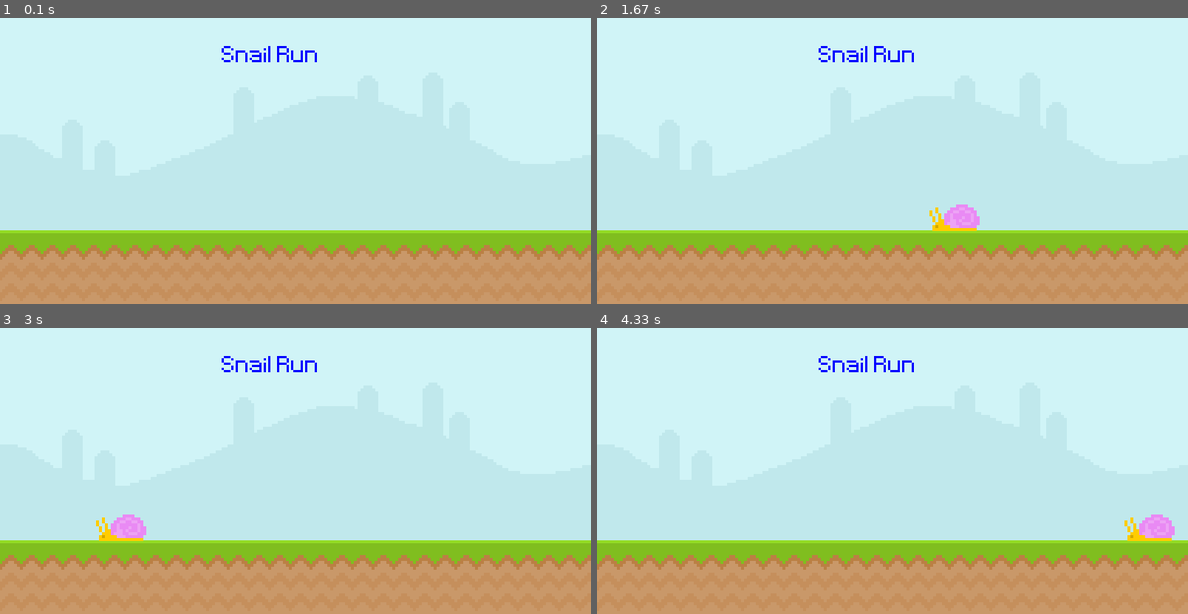
Above: before the commit, frames 1-4 (two rows, left to right).
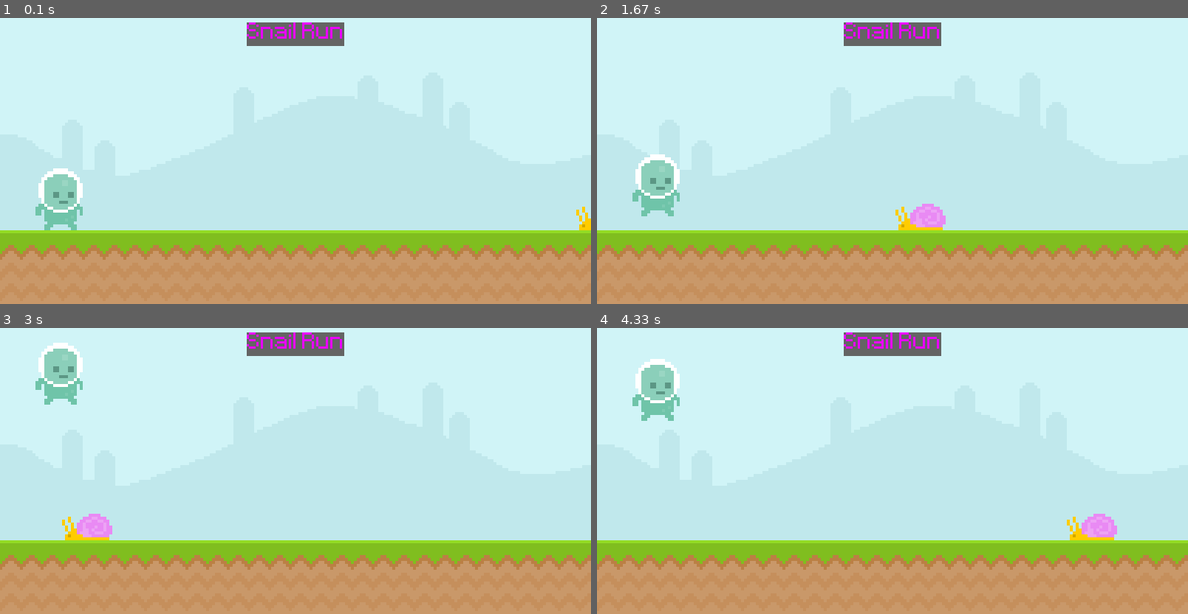
Above: after the commit, the same moments.

Repository: T0WKI0/py_Game
Game: pygame game, started from test_game.py
The game is run twice, just before and just after one commit, with the same random seed, the same clock (stepped at 60 frames per second) and the same inputs.
Inputs (mouse positions are in pixels of both pictures, inside the frame that each line leads up to):
- Up to frame 1 (0.1 s): no input
- Up to frame 2 (1.67 s): tap Space at 0.33, 0.73, 1.03, 1.57 s
- Up to frame 3 (3 s): tap Space at 1.87 s; click (59, 508) at 2.62 s
- Up to frame 4 (4.33 s): tap Space at 3.3, 3.6, 4.13 s

The runs differ from the first frame. In frame 1, 3.1% of the frame differs, in the area x 6-100%, y 1-75%; in frame 2, 4.0%; in frame 3, 4.0%; in frame 4, 4.1%, in the area x 6-98%, y 1-75%.

Commit message:
JUMPING!!!!

Diff:
--- a/test_game.py
+++ b/test_game.py
@@ -7,29 +7,60 @@
 clock = pygame.time.Clock()
 test_font = pygame.font.Font('font/Pixeltype.ttf', 50)
 
-sky_surface = pygame.image.load('graphics/Sky.png')
-ground_surface = pygame.image.load('graphics/ground.png')
-text_surface = test_font.render('Snail Run', False, 'Blue')
+# BG
+sky_surface = pygame.image.load('graphics/Sky.png').convert()
+ground_surface = pygame.image.load('graphics/ground.png').convert()
 
-snail_surface = pygame.image.load('graphics/snail/snail1.png')
-snail_x_pos = 850
+# Title
+text_surf = test_font.render('Snail Run', False, ('#ea00ff'))
+text_rect = text_surf.get_rect(midbottom = (400,50))
+
+# Snail
+snail_surf = pygame.image.load('graphics/snail/snail1.png').convert_alpha()
+snail_rect = snail_surf.get_rect(bottomleft = (800, 300))
+
+# Player
+player_surf = pygame.image.load('graphics/player/player_walk_1.png').convert_alpha()
+player_rect = player_surf.get_rect(midbottom = (80,300))
+player_gravity = 0
 
 while True:
     for event in pygame.event.get():
         if event.type == pygame.QUIT:
             pygame.quit()
             exit()
+        # Space-jump
+        if event.type == pygame.KEYDOWN and player_rect.bottom >= 300:
+            if event.key == pygame.K_SPACE:
+                player_gravity = -20
+        # Mouse-jump
+        if event.type == pygame.MOUSEBUTTONDOWN and player_rect.bottom >= 300:
+            if player_rect.collidepoint(event.pos):
+                player_gravity = -20
 
+    # BG
     screen.blit(sky_surface,(0,0))
     screen.blit(ground_surface,(0,300))
-    screen.blit(text_surface,(300,50))
+    pygame.draw.rect(screen, (100,100,100), text_rect)
+    pygame.draw.rect(screen, (100,100,100), text_rect, 10, 10)
+    screen.blit(text_surf,text_rect)
 
-    snail_x_pos -= 4
-    screen.blit(snail_surface,(snail_x_pos,265))
-    if snail_x_pos < -50:
-        snail_x_pos = 850
+    # Snail
+    screen.blit(snail_surf,snail_rect)
+    snail_rect.left -= 4
+    if snail_rect.right <= 0:
+        snail_rect.left = 800
+
+    # Player
+    player_gravity += 1
+    player_rect.y += player_gravity
+    if player_rect.bottom > 300:
+        player_rect.bottom = 300
+    screen.blit(player_surf,player_rect)
 
 
+    if player_rect.colliderect(snail_rect):
+        print('collision')
 
     pygame.display.update()
     clock.tick(60)
